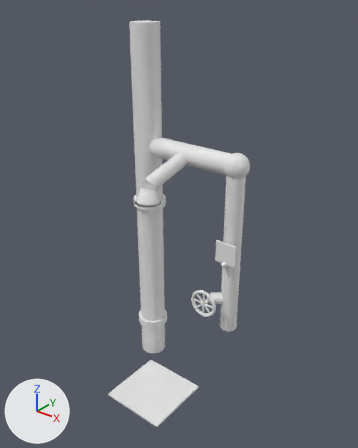
Two versions of the glTF model src/assets/models/furniture/valveStation.glb, one commit apart.
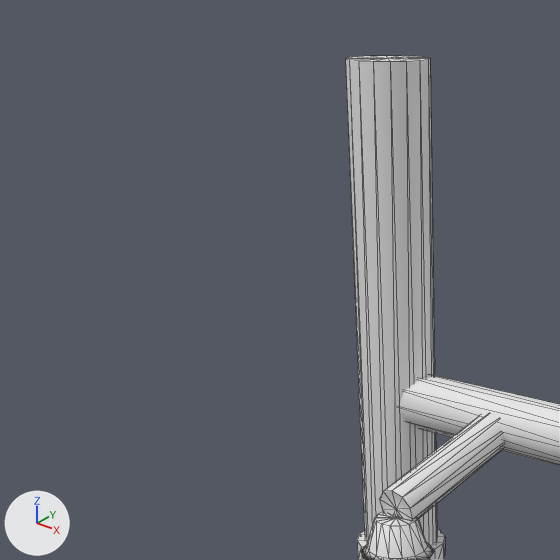
Each version appears first whole from a 50 mm camera at (2.77, -3.52, 4.01) aimed at (0.09, -0.18, 1.94), and next in a close-up on the part from 1% to 58% of the width and 0% to 46% of the height. Lighting does not change. The marker at lower left points along +X, +Y and +Z. The first two pictures are the older version. The close-ups show mesh edges as thin lines. Materials are left out; every surface is plain grey. Where no turn or scale is listed for an object, it has been applied to the vertices. Vertices at exactly the same position are counted once.
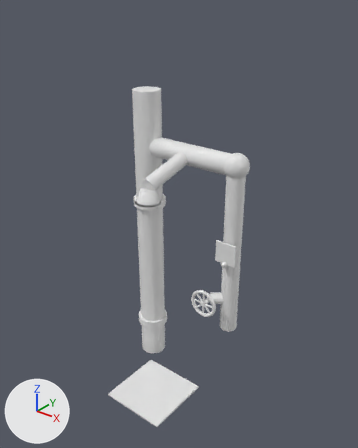
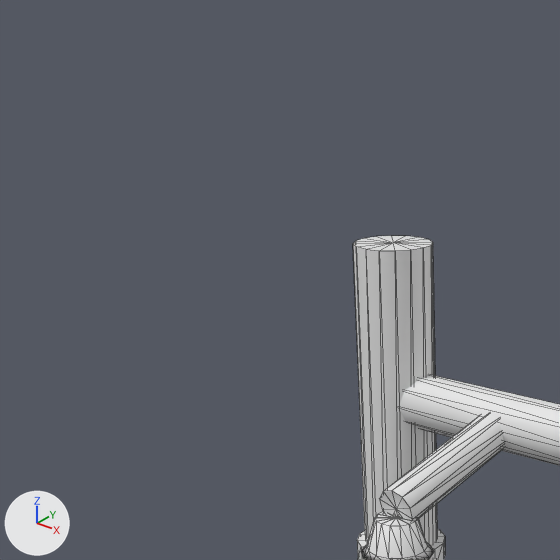
Where the change shows, as pixel boxes [x1, y1, x2, y2] in the close-ups (560 x 560 px; the box of a moved part takes in the faces that stretch with it):
part 1 of me_mesh_0, moved or reshaped: before [346, 56, 437, 544]; after [353, 236, 437, 544]

Diff of the bpy script that builds the scene:
```diff
--- a/src/assets/models/furniture/valveStation.glb.py
+++ b/src/assets/models/furniture/valveStation.glb.py
@@ me_mesh_0 @@
 # used by ob_mesh_0; location = (0.0, 0.0, 0.0)
-me_mesh_0.from_pydata(...)  # 354 vertices, 672 faces; spans x -0.67..0.67, y -0.52..0.24, z 0.0..3.7
+me_mesh_0.from_pydata(...)  # 354 vertices, 672 faces; spans x -0.67..0.67, y -0.52..0.24, z 0.0..3.1
+# me_mesh_0 part 1: 17 vertices moved from x -0.64..-0.36, y -0.07..0.21, z 3.7 to x -0.64..-0.36, y -0.07..0.21, z 3.1
```
